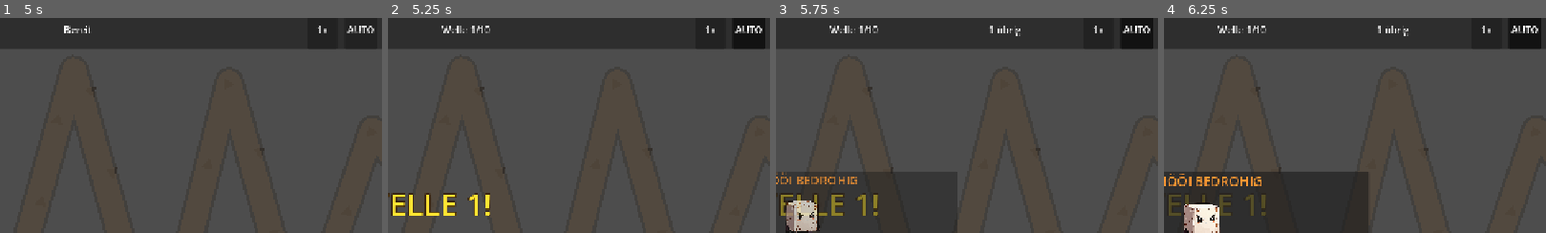
Above: before the commit, frames 1-4 (left to right).
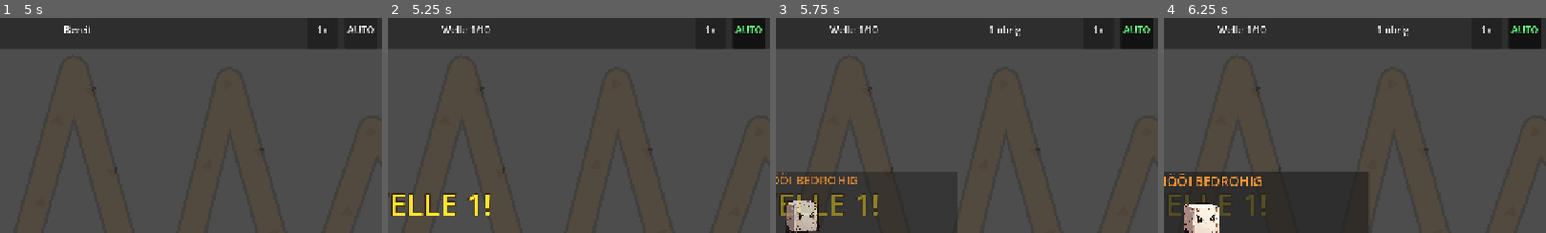
Above: after the commit, the same moments.

Repository: jgschobel/Tower-Defense-Game
Game: Godot game, scene res://scenes/ui/main_menu.tscn
The game is run twice, just before and just after one commit, with the same random seed, the same clock (stepped at 60 frames per second) and the same inputs. The engine's default icon, where the game draws it, is replaced by a stand-in: a white triangle on a blue panel in a dark square.
Inputs (mouse positions are % of the whole screen's width and height, from its top left):
- Up to frame 1 (5 s): click "RAUBZUG STARTE" at 0.5 s; click "1. Migros Affoltern - Gang vo…" at 1.25 s; click "Tippä zum wiiterläse…" at 2 s; click "Wiiter ›" at 2.75 s; click "Tippä zum wiiterläse…" at 3.5 s; click "LOS GAHT'S!" at 4.25 s
- Up to frame 2 (5.25 s): click "AUTO" at 5 s
- Up to frame 3 (5.75 s): no input
- Up to frame 4 (6.25 s): click (29, 79) at 5.77 s
The pictures show only the part of the screen within x 45-95%, y 2-52%; the shares and areas given below are measured in that part.

Frame 1 is identical in both runs. In frame 2, 0.2% of the frame differs, in the area x 90-98%, y 3-8%; in frame 3, 0.2%; in frame 4, 0.2%.

Commit message:
feat(polish): healer aura + sell-confirm + auto-wave visual toggle
**Healer aura** — draws a pulsing faint-green ring + fill matching
the heal_radius around any live healer enemy. Makes the heal zone
visible so the player knows exactly when to focus-fire them. Redraws
every frame via queue_redraw in _process (only for healers).

**Two-tap sell confirm** — first tap on "Verchaufe" arms the button
(text → "Sicher? ✖", red tint) and starts a 2s disarm timer. Second
tap within the window actually sells. Disarms on timer or when the
tower-info panel hides. Prevents fat-finger accidents on expensive
towers.

**Auto-wave visual toggle** — when active, the AUTO button tints
green (was white). Toggle-pressed styling in Godot defaults is easy
to miss; color does the work. SFX click on toggle.

All three are pure polish on existing mechanics. Validator passes.

Diff:
--- a/scripts/enemies/base_enemy.gd
+++ b/scripts/enemies/base_enemy.gd
@@ -83,6 +83,10 @@
 	# Keep the base v_offset (set at spawn for visual separation) as the
 	# midpoint and add the bob on top
 	v_offset = _base_v_offset + sin(_walk_phase) * 4.0
+
+	# Healer aura animates via _draw — keep redraws flowing while alive
+	if data and data.heals_nearby:
+		queue_redraw()
 
 	# Check if reached end of path
 	if progress_ratio >= 1.0:
@@ -273,6 +277,22 @@
 
 	var s := data.scale_factor
 	var c := data.base_color
+
+	# Healer aura — faint pulsing green circle around healer enemies so
+	# the player can see the heal radius at a glance and prioritize them.
+	# Draws BEHIND the sprite so the character stays readable.
+	if data.heals_nearby and data.heal_radius > 0.0 and not is_dead:
+		var aura_t: float = float(Time.get_ticks_msec()) * 0.002
+		var pulse: float = 0.85 + 0.15 * sin(aura_t * 3.0)
+		var r: float = data.heal_radius * pulse
+		draw_circle(Vector2.ZERO, r, Color(0.35, 1.0, 0.4, 0.08))
+		# Thin ring to give a visible edge
+		var ring_points := PackedVector2Array()
+		for i in 33:
+			var a: float = (float(i) / 32.0) * TAU
+			ring_points.append(Vector2(cos(a), sin(a)) * r)
+		for i in 32:
+			draw_line(ring_points[i], ring_points[i + 1], Color(0.4, 1.0, 0.45, 0.35), 2.0)
 
 	match data.id:
 		"basic":
--- a/scripts/ui/hud.gd
+++ b/scripts/ui/hud.gd
@@ -600,6 +600,10 @@
 	if _glow_tween and _glow_tween.is_valid():
 		_glow_tween.kill()
 		_glow_tween = null
+	# Disarm the sell button if it was armed — otherwise next reopen
+	# would be hair-trigger.
+	_sell_armed = false
+	_sell_arm_timer = null
 	if _selected_tower and is_instance_valid(_selected_tower):
 		_selected_tower.show_range(false)
 		_selected_tower.modulate = Color.WHITE
@@ -821,6 +825,13 @@
 
 func _on_auto_button_toggled(toggled_on: bool) -> void:
 	auto_wave_toggled.emit(toggled_on)
+	# Visual feedback for auto-wave mode: green tint when active, white
+	# when off. Toggle-buttons in Godot default to a subtle pressed
+	# style but it's easy to miss — color does the work.
+	var btn: Button = $TopBar/HBox/AutoButton if has_node("TopBar/HBox/AutoButton") else null
+	if btn:
+		btn.modulate = Color(0.4, 1.0, 0.5) if toggled_on else Color.WHITE
+	SfxManager.play_click()
 
 
 func _on_speed_button_pressed() -> void:
@@ -851,10 +862,42 @@
 		_refresh_tower_info()
 
 
+var _sell_armed: bool = false
+var _sell_arm_timer: SceneTreeTimer = null
+
+
 func _on_sell_button_pressed() -> void:
-	if _selected_tower:
+	if not _selected_tower:
+		return
+	# Two-tap sell to prevent accidental taps from nuking an expensive
+	# tower. First tap arms the button + changes text to "Sicher? ✖",
+	# the arm expires after 2s. Second tap within the window sells.
+	var sell_btn: Button = tower_info.get_node_or_null("VBox/HBox/SellButton") if tower_info else null
+	if _sell_armed:
+		_sell_armed = false
+		if _sell_arm_timer and is_instance_valid(_sell_arm_timer):
+			_sell_arm_timer = null
 		_selected_tower.sell()
 		hide_tower_info()
+		return
+	_sell_armed = true
+	if sell_btn:
+		sell_btn.text = "Sicher? ✖"
+		sell_btn.modulate = Color(1.0, 0.5, 0.3)
+	# Auto-disarm after 2s
+	_sell_arm_timer = get_tree().create_timer(2.0)
+	_sell_arm_timer.timeout.connect(_disarm_sell)
+
+
+func _disarm_sell() -> void:
+	_sell_armed = false
+	_sell_arm_timer = null
+	if tower_info and tower_info.visible:
+		var sell_btn: Button = tower_info.get_node_or_null("VBox/HBox/SellButton") as Button
+		if sell_btn:
+			sell_btn.modulate = Color.WHITE
+			# refresh puts the proper "Verchaufe X" text back
+			_refresh_tower_info()
 
 
 func _on_close_button_pressed() -> void:
